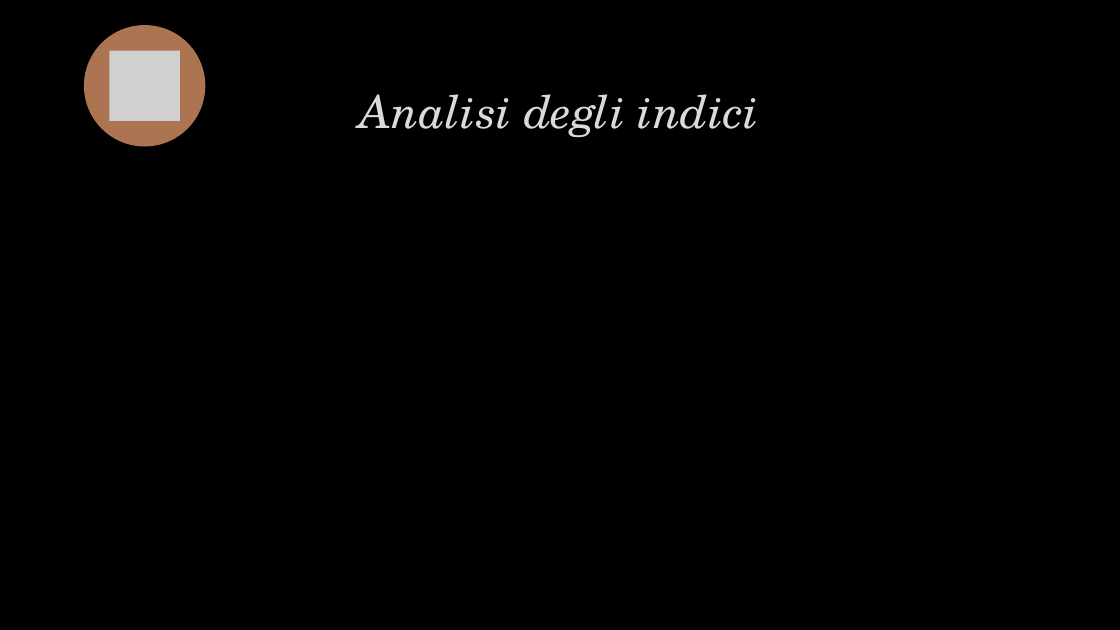
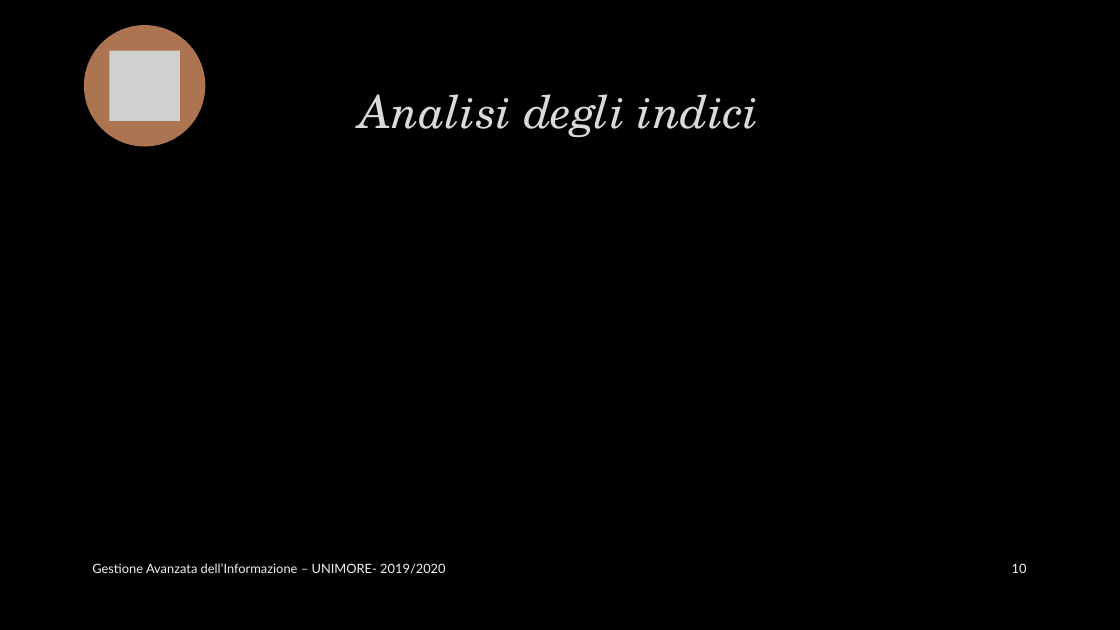
Before and after one commit to marcopiccinni/Search-Engine-for-DBLP, a slide deck: slide 10 of Doc-it.pptx. Drawn at 1120x630 pixels with LibreOffice and Linux fonts; fonts in the diff are those of the drawing; grey boxes stand for pictures; background and template pictures are left out. Boxes give left, top, right and bottom in pixels: in the first picture for what was removed or moved away, otherwise in the second. Text is boxed around its words. In the diff, an @@ line names an element or a change of style, - is before the commit and + after.

```diff
--- a/Doc-it.pptx
+++ b/Doc-it.pptx
@@ text added at [92, 563, 445, 574], 11 pt, text #F2F2F2 @@
+Gestione Avanzata dell’Informazione – UNIMORE- 2019/2020
@@ page number added at [1012, 563, 1027, 573], 11 pt, text #F2F2F2 @@
+10
```
Also in this commit, not shown: 9 other slides changed, 3 other files.
